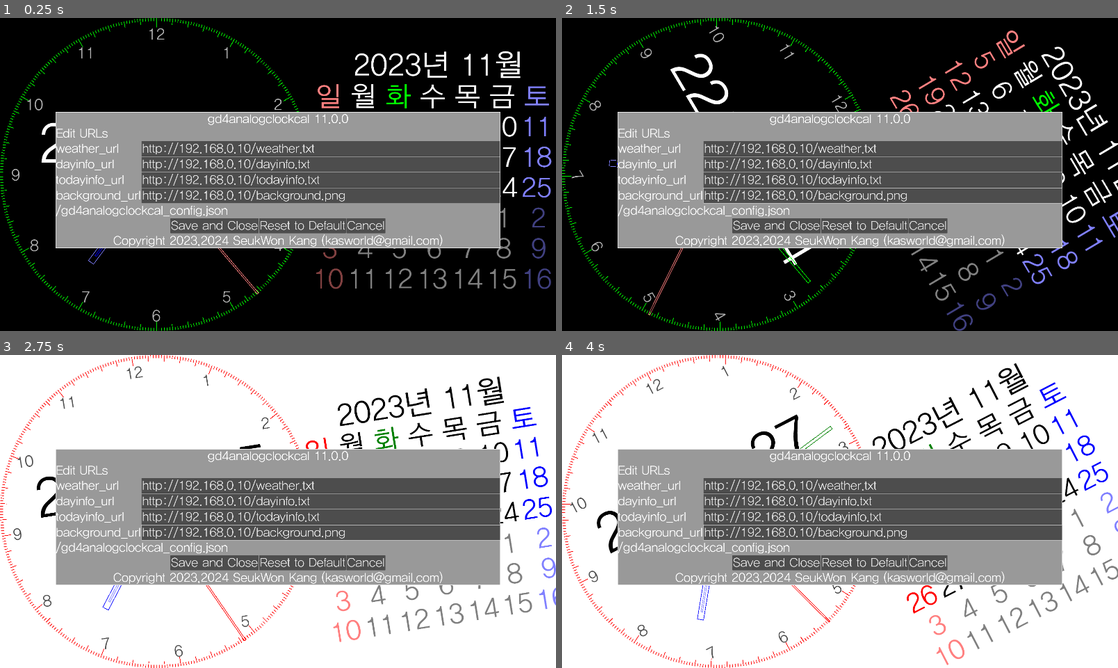
Above: before the commit, frames 1-4 (two rows, left to right).
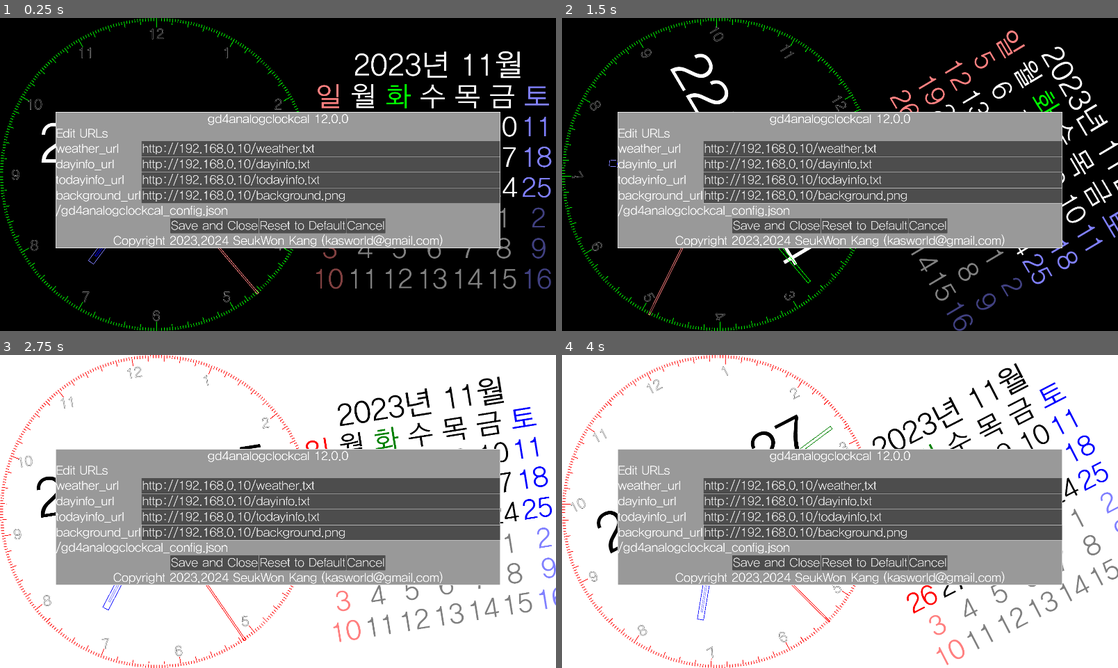
Above: after the commit, the same moments.

Repository: kasworld/gd4analogclockcal
Game: Godot game, scene res://main.tscn
Two runs of this game, one before a commit and one after it. Both use one fixed random seed, a clock stepped at 60 frames per second and the inputs below.
Inputs (mouse positions are in pixels of both pictures, inside the frame that each line leads up to):
- Up to frame 1 (0.25 s): no input
- Up to frame 2 (1.5 s): tap Enter at 0.5, 0.6, 1.35 s; move the mouse to (962, 158) at 0.52 s; click (962, 158) at 0.67 s; move the mouse to (728, 190) at 1.27 s; click (728, 190) at 1.42 s
- Up to frame 3 (2.75 s): move the mouse to (333, 442) at 2.02 s; tap Enter at 2.1 s; click (333, 442) at 2.17 s
- Up to frame 4 (4 s): move the mouse to (812, 574) at 2.77 s; tap Enter at 2.85, 3.6 s; click (812, 574) at 2.92 s; move the mouse to (1006, 558) at 3.52 s; click (1006, 558) at 3.67 s

The runs differ from the first frame. In frame 1, 0.3% of the frame differs, in the area x 2-59%, y 3-98%; in frame 2, 0.3%, in the area x 1-59%, y 2-97%; in frame 3, 0.3%; in frame 4, 0.3%.
Error in both runs: Attempt to call function 'store_line' in base 'null instance' on a null instance. (res://global/config.gd:13)

Commit message:
dial num outline

Diff:
--- a/analog_dial/analog_dial.gd
+++ b/analog_dial/analog_dial.gd
@@ -7,14 +7,16 @@
 var line_thick_rate :float
 var font_size_rate :float
 var nums_radius_rate :float
+var num_outline_w :int
 
 enum DrawNumMode {Hour,Minute,Degree}
 var draw_num_mode :DrawNumMode
 
-func init(r:float, numrate:float = 0.9, ftrate :float = 0.1, lntk :float =0.004,  dnm :DrawNumMode = DrawNumMode.Hour)->void:
+func init(r:float, numrate:float = 0.9, ftrate :float = 0.09,numoutline :int = 4, lntk :float =0.004,  dnm :DrawNumMode = DrawNumMode.Hour)->void:
 	main_radius = r
 	nums_radius_rate = numrate
 	font_size_rate = ftrate
+	num_outline_w = numoutline
 	line_thick_rate = lntk
 	draw_num_mode = dnm
 	make_dial_lines(main_radius)
@@ -45,34 +47,25 @@
 	match draw_num_mode:
 		DrawNumMode.Hour:
 			for i in range(1,13):
-				draw_hour_letter(nums_radius_rate *main_radius, main_radius*font_size_rate, i)
+				var rad = deg_to_rad( -i*(360.0/12.0) -180)
+				draw_letter(rad,nums_radius_rate *main_radius, main_radius*font_size_rate, i)
 		DrawNumMode.Minute:
 			for i in range(0,60,5):
-				draw_minute_letter(nums_radius_rate *main_radius, main_radius*font_size_rate, i)
+				var rad = deg_to_rad( -i*(360.0/60.0) -180)
+				draw_letter(rad,nums_radius_rate *main_radius, main_radius*font_size_rate, i)
 		DrawNumMode.Degree:
 			for i in range(0,360,30):
-				draw_degree_letter(nums_radius_rate *main_radius, main_radius*font_size_rate, i)
+				var rad = deg_to_rad( -i*(360.0/360.0) -180)
+				draw_letter(rad,nums_radius_rate *main_radius, main_radius*font_size_rate, i)
 
-func draw_hour_letter(r :float,fsize :float, i :int)->void:
-	var rad = deg_to_rad( -i*(360.0/12.0) -180)
+func draw_letter(rad :float, r :float, fsize :float, i :int)->void:
 	var t = "%d" % i
 	var pos = make_pos_by_rad_r(rad, r)
 	var offset = Vector2(-fsize/3.5*t.length(),fsize/3)
-	draw_string(Global2d.font, pos+offset, t, HORIZONTAL_ALIGNMENT_CENTER, -1,  fsize, Global2d.colors.dial_num )
-
-func draw_minute_letter(r :float, fsize :float,  i :int)->void:
-	var rad = deg_to_rad( -i*(360.0/60.0) -180)
-	var t = "%d" % i
-	var pos = make_pos_by_rad_r(rad, r)
-	var offset = Vector2(-fsize/3.5*t.length(),fsize/3)
-	draw_string(Global2d.font, pos+offset, t, HORIZONTAL_ALIGNMENT_CENTER, -1,  fsize, Global2d.colors.dial_num )
-
-func draw_degree_letter(r :float, fsize :float,  i :int)->void:
-	var rad = deg_to_rad( -i*(360.0/360.0) -180)
-	var t = "%d" % i
-	var pos = make_pos_by_rad_r(rad, r)
-	var offset = Vector2(-fsize/3.5*t.length(),fsize/3)
-	draw_string(Global2d.font, pos+offset, t, HORIZONTAL_ALIGNMENT_CENTER, -1,  fsize, Global2d.colors.dial_num )
+	if num_outline_w == 0:
+		draw_string(Global2d.font, pos+offset, t, HORIZONTAL_ALIGNMENT_CENTER, -1,  fsize, Global2d.colors.dial_num )
+	else:
+		draw_string_outline(Global2d.font, pos+offset, t, HORIZONTAL_ALIGNMENT_CENTER, -1,  fsize,num_outline_w, Global2d.colors.dial_num )
 
 func draw_cross(p :Vector2, l:float, co :Color)->void:
 	draw_line(p + Vector2(-l/2,0),p + Vector2(l/2,0), co,-1 )
--- a/main.gd
+++ b/main.gd
@@ -12,7 +12,7 @@
 	"background_url",
 	]
 var config = {
-	"version" : "gd4analogclockcal 11.0.0",
+	"version" : "gd4analogclockcal 12.0.0",
 	"weather_url" : "http://192.168.0.10/weather.txt",
 	"dayinfo_url" : "http://192.168.0.10/dayinfo.txt",
 	"todayinfo_url" : "http://192.168.0.10/todayinfo.txt",
